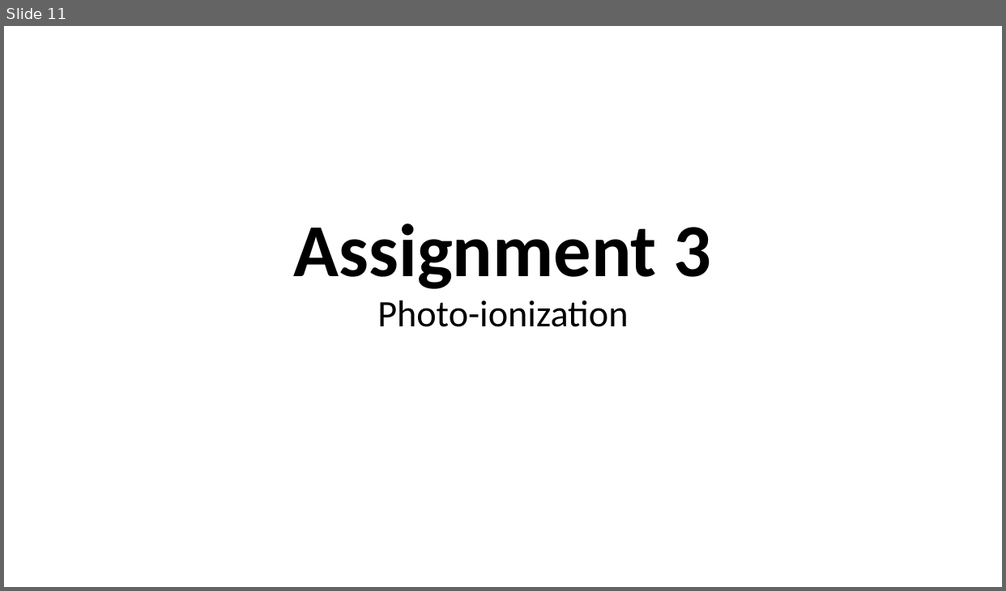
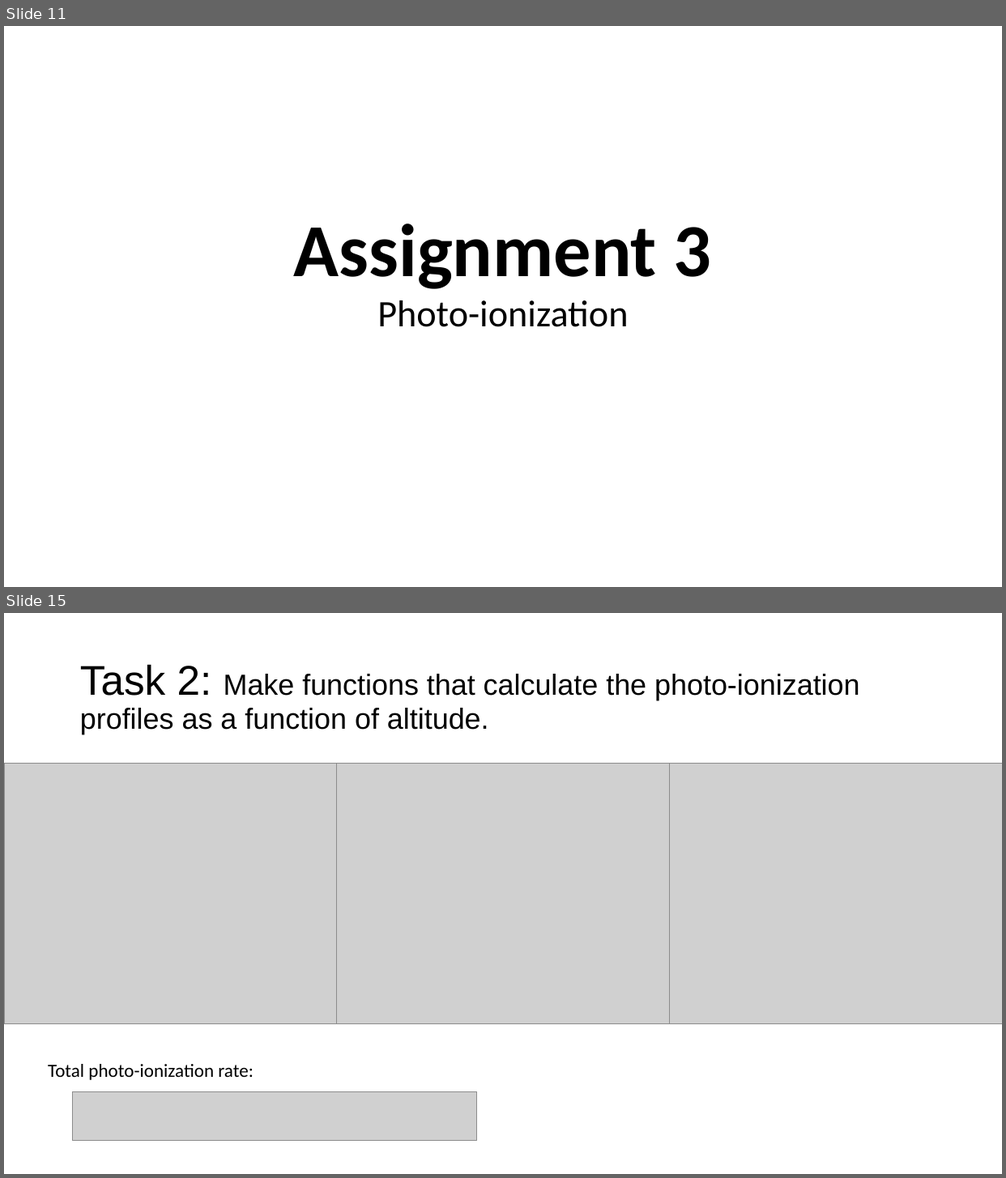
Before and after one commit to tva050/FYS-3003, a slide deck: exam.pptx. Shown one above the other, each under a label of ours: slide 11 before the commit, slides 11 and 15 after it; the slides between them are not shown. The pictures are 1006x591 and 1006x1178 pixels, drawn with LibreOffice and Linux fonts; fonts in the diff are those of the drawing; grey boxes stand for pictures. Boxes give left, top, right and bottom in pixels: in the first picture for what was removed or moved away, otherwise in the second. Text is boxed around its words. In the diff, an @@ line names an element or a change of style, - is before the commit and + after.

```diff
--- a/exam.pptx
+++ b/exam.pptx
@@ slide 15 added at <box>4,613,1002,1174</box>, background #FFFFFF @@
@@ title added at <box>80,664,859,735</box>, 28 pt, text #000000 @@
+Task 2: Make functions that calculate the photo-ionization
+profiles as a function of altitude.
@@ picture added at <box>4,764,352,1024</box> @@
@@ picture added at <box>336,764,684,1024</box> @@
@@ picture added at <box>670,764,1002,1024</box> @@
@@ text added at <box>48,1064,253,1080</box>, 18 pt, text #000000 @@
+Total photo-ionization rate:
@@ picture added at <box>73,1093,477,1141</box> @@
```
Also in this commit, not shown: 6 slides changed, 15 other slides added, 8 other files.
